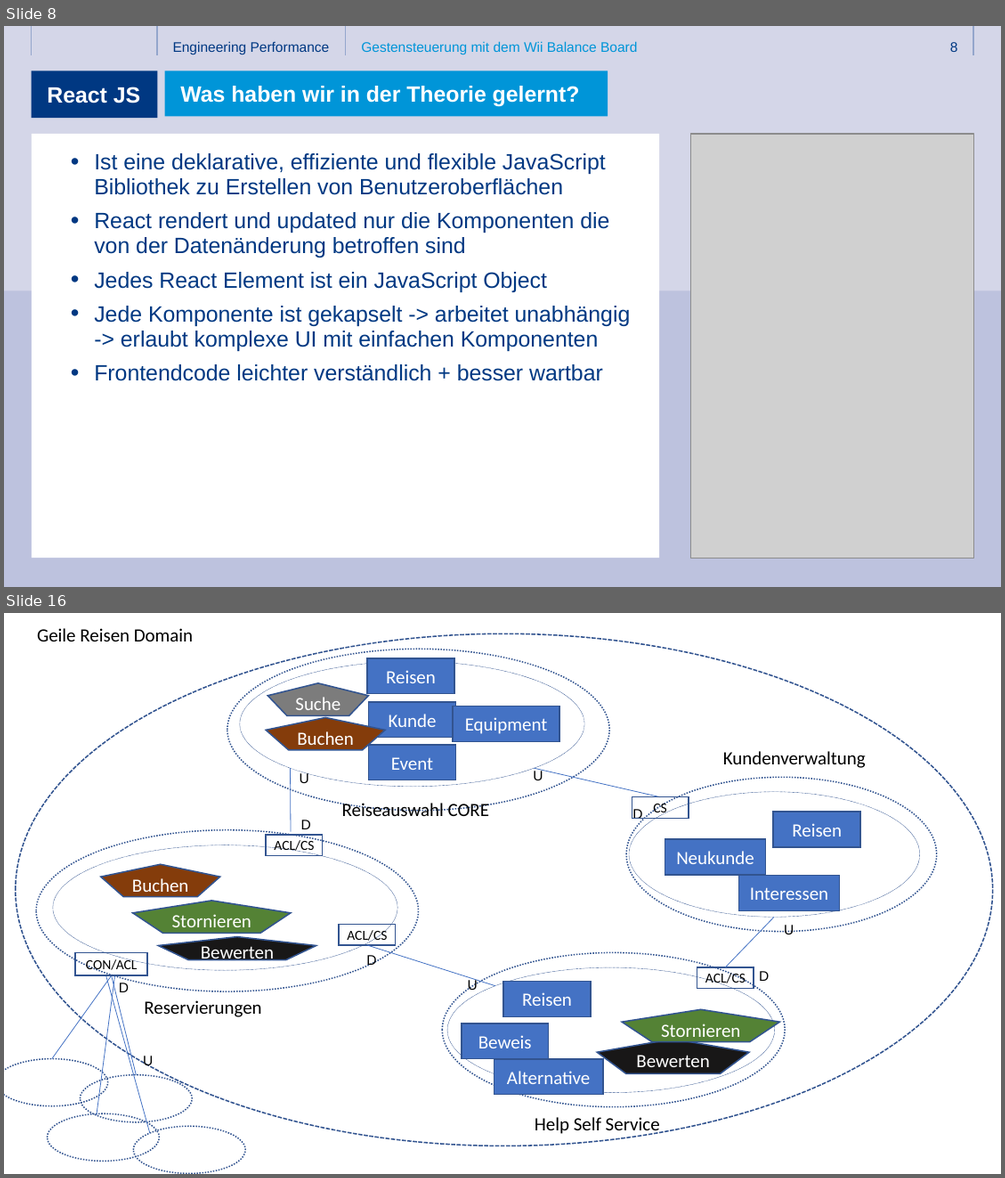
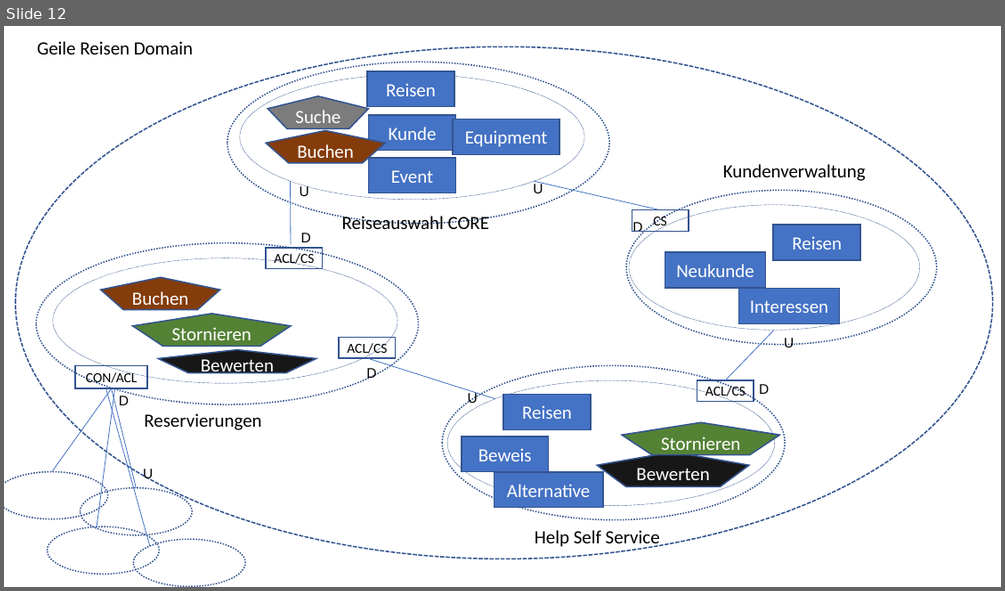
Before and after one commit to ThomasHein/3T2017, a slide deck: Folien/3T_2017_React und DDD.pptx. Shown one above the other, each under a label of ours: slides 8 and 16 before the commit, slide 12 after it; the slides between them are not shown. The pictures are 1005x1178 and 1005x591 pixels, drawn with LibreOffice and Linux fonts; fonts in the diff are those of the drawing; grey boxes stand for pictures; background and template pictures are left out. Boxes give left, top, right and bottom in pixels: in the first picture for what was removed or moved away, otherwise in the second. Text is boxed around its words. In the diff, an @@ line names an element or a change of style, - is before the commit and + after.

```diff
--- a/Folien/3T_2017_React und DDD.pptx
+++ b/Folien/3T_2017_React und DDD.pptx
@@ slide 8 removed at (x1=4, y1=26, x2=1001, y2=587), background #FFFFFF @@
@@ rectangle removed at (x1=4, y1=26, x2=1001, y2=322) @@
@@ line removed from (31, 26) to (31, 54) @@
@@ line removed from (156, 26) to (156, 54) @@
@@ text removed at (x1=173, y1=41, x2=330, y2=54) @@
-Engineering Performance
@@ line removed from (345, 26) to (345, 54) @@
@@ text removed at (x1=361, y1=41, x2=637, y2=54) @@
-Gestensteuerung mit dem Wii Balance Board
@@ page number removed at (x1=950, y1=42, x2=958, y2=52) @@
-8
@@ line removed from (974, 26) to (974, 54) @@
@@ title removed at (x1=31, y1=70, x2=156, y2=118) @@
-React JS
@@ rectangle removed at (x1=164, y1=70, x2=607, y2=117) @@
-Was haben wir in der Theorie gelernt?
@@ rectangle removed at (x1=32, y1=134, x2=660, y2=557) @@
@@ text removed at (x1=94, y1=153, x2=631, y2=381) @@
-      • Ist eine deklarative, effiziente und flexible JavaScript Bibliothek zu Erstellen von Benutzeroberflächen
-      • React rendert und updated nur die Komponenten die von der Datenänderung betroffen sind
-      • Jedes React Element ist ein JavaScript Object
-      • Jede Komponente ist gekapselt -> arbeitet unabhängig -> erlaubt komplexe UI mit einfachen Komponenten
-      • Frontendcode leichter verständlich + besser wartbar
@@ picture removed at (x1=691, y1=134, x2=973, y2=557) @@
@@ rectangle removed at (x1=4, y1=290, x2=1001, y2=586) @@
@@ what was slide 16 is now slide 12 @@
```
Also in this commit, not shown: 14 slides changed, 3 other slides removed.
